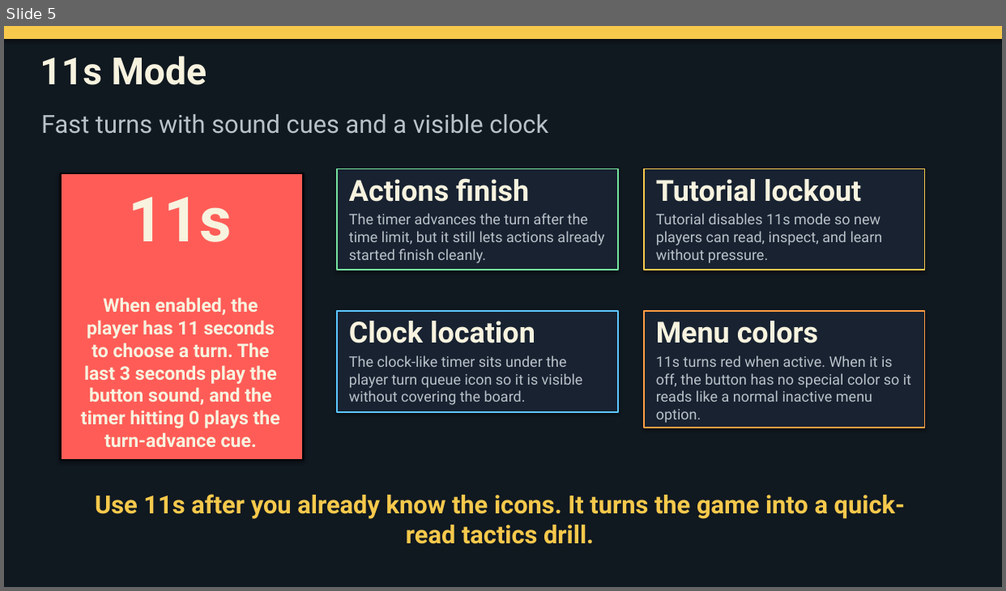
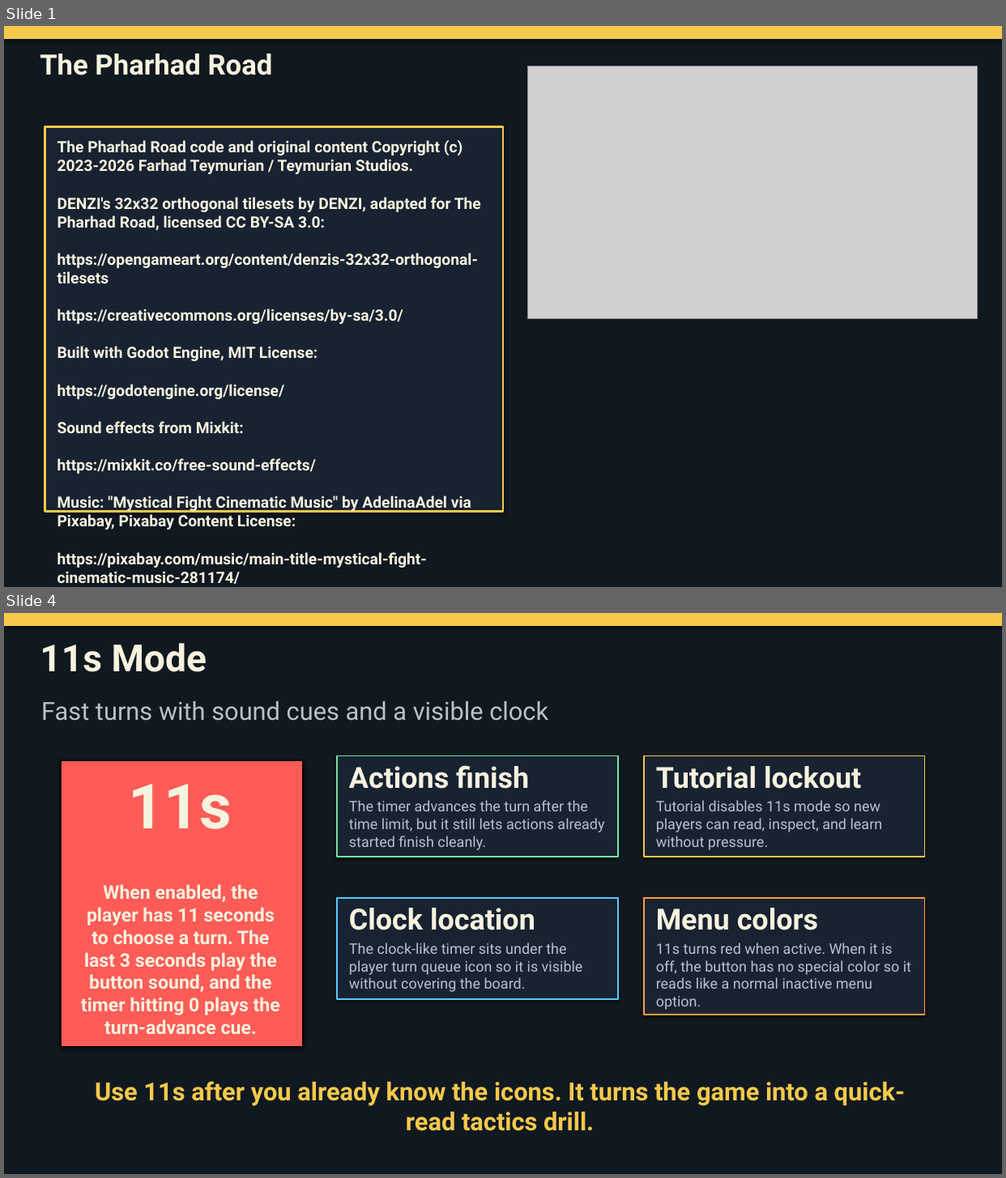
Before and after one commit to teymurianstudios/teymurian-studios, a slide deck: Pharhad_Road_Manual.pptx. Shown one above the other, each under a label of ours: slide 5 before the commit, slides 1 and 4 after it; the slides between them are not shown. The pictures are 1006x591 and 1006x1178 pixels, drawn with LibreOffice and Linux fonts; fonts in the diff are those of the drawing; grey boxes stand for pictures. Boxes give left, top, right and bottom in pixels: in the first picture for what was removed or moved away, otherwise in the second. Text is boxed around its words. In the diff, an @@ line names an element or a change of style, - is before the commit and + after.

```diff
--- a/Pharhad_Road_Manual.pptx
+++ b/Pharhad_Road_Manual.pptx
@@ slide 1 added at <box>4,26,1002,587</box>, background #101820 @@
@@ rectangle added at <box>4,26,1002,587</box>, fill #101820, outline #101820 0.75 pt @@
@@ rectangle added at <box>4,26,1002,39</box>, fill #F6C94C, outline #F6C94C 0.75 pt @@
@@ text added at <box>40,54,273,75</box>, 27 pt, text #F7F3DF, bold @@
+The Pharhad Road
@@ picture added at <box>528,66,978,318</box> @@
@@ rectangle added at <box>45,127,503,512</box>, fill #182231, outline #F6C94C 2 pt @@
@@ text added at <box>57,140,481,584</box>, 15 pt, text #F7F3DF, bold @@
+The Pharhad Road code and original content Copyright (c) 2023-2026 Farhad Teymurian / Teymurian Studios.
+DENZI's 32x32 orthogonal tilesets by DENZI, adapted for The Pharhad Road, licensed CC BY-SA 3.0:
+https://opengameart.org/content/denzis-32x32-orthogonal-tilesets
+https://creativecommons.org/licenses/by-sa/3.0/
+Built with Godot Engine, MIT License:
+https://godotengine.org/license/
+Sound effects from Mixkit:
+https://mixkit.co/free-sound-effects/
+Music: "Mystical Fight Cinematic Music" by AdelinaAdel via Pixabay, Pixabay Content License:
+https://pixabay.com/music/main-title-mystical-fight-cinematic-music-281174/
@@ what was slide 5 is now slide 4 @@
```
Also in this commit, not shown: 2 slides changed, 11 slides removed, 1 other file.
